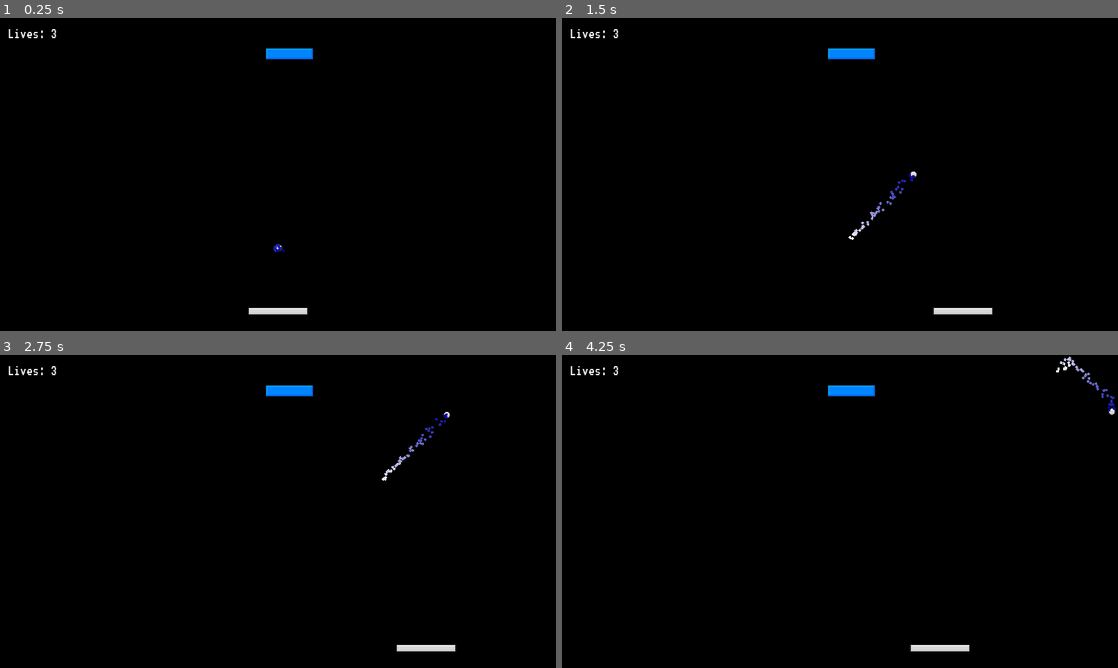
Above: before the commit, frames 1-4 (two rows, left to right).
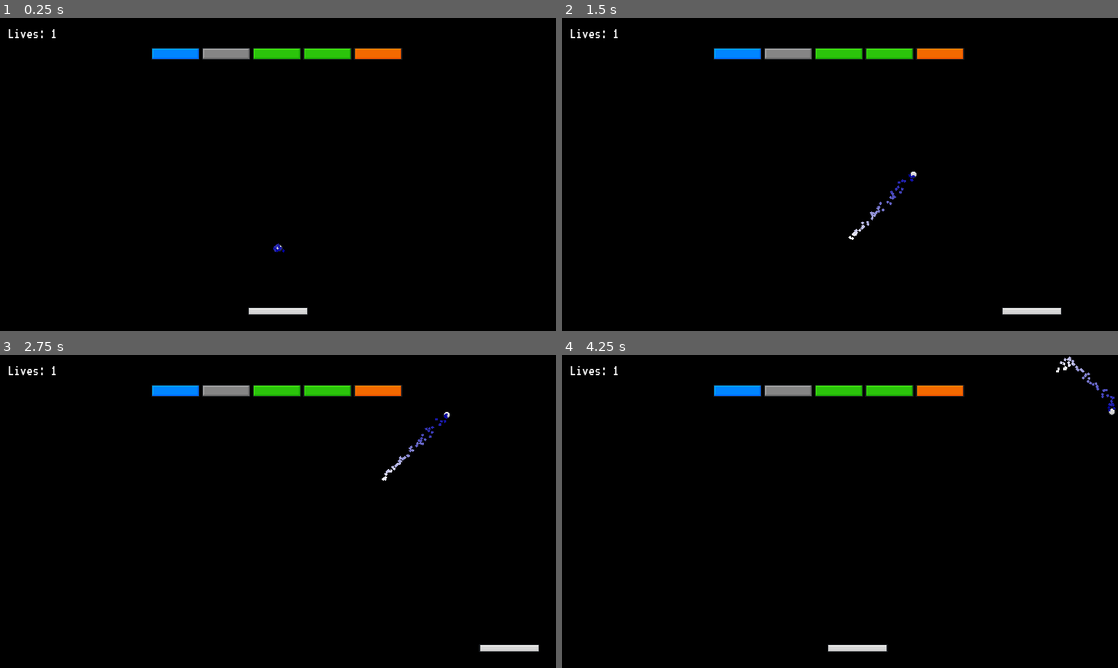
Above: after the commit, the same moments.

Repository: bryanriver/BrickBreakerMiddle
Game: Godot game, scene res://Scenes/main.tscn
Two runs of this game, one before a commit and one after it. Both use one fixed random seed, a clock stepped at 60 frames per second and the inputs below.
Inputs:
- Up to frame 1 (0.25 s): no input
- Up to frame 2 (1.5 s): tap Enter at 0.5 s; hold D (right) 0.53-1.28 s; hold A (left) from 1.28 s (still down)
- Up to frame 3 (2.75 s): release A (left) at 2.03 s; hold D (right) from 2.03 s (still down)
- Up to frame 4 (4.25 s): release D (right) at 3.53 s; hold A (left) from 3.53 s (still down)

The runs differ from the first frame. In frame 1, 1.6% of the frame differs, in the area x 9-73%, y 3-14%; in frame 2, 2.2%; in frame 3, 2.2%, in the area x 9-97%, y 3-95%; in frame 4, 2.2%.

Commit message:
Done for now

Diff:
--- a/Scenes/death_zone.gd
+++ b/Scenes/death_zone.gd
@@ -3,7 +3,10 @@
 class_name DeathZone
 
 signal life_lost
+@onready var ball_past_paddle = $"../Sounds/BallPastPaddle"
+
 
 
 func _on_body_entered(body):
 	life_lost.emit()
+	ball_past_paddle.play()
--- a/Scenes/main.tscn
+++ b/Scenes/main.tscn
@@ -9,7 +9,10 @@
 [ext_resource type="PackedScene" uid="uid://cthsrqj7moamg" path="res://Scenes/ui.tscn" id="5_3eytw"]
 [ext_resource type="Script" path="res://Scripts/brick_spawner.gd" id="6_am6nt"]
 [ext_resource type="PackedScene" uid="uid://tjpbuvtdyd2a" path="res://Scenes/brick.tscn" id="7_u3jr0"]
-[ext_resource type="AudioStream" uid="uid://ds2vfjtk216cm" path="res://Audio/WaterDrop.wav" id="10_ve6gh"]
+[ext_resource type="AudioStream" uid="uid://dsvwo6roi77rq" path="res://Audio/BallHitPaddle.wav" id="10_2sul8"]
+[ext_resource type="AudioStream" uid="uid://dn73im0sbqob2" path="res://Audio/BallPastPaddle.wav" id="11_cg7ps"]
+[ext_resource type="AudioStream" uid="uid://b8tl7hrkxmxtn" path="res://Audio/GameLost.mp3" id="12_bs05t"]
+[ext_resource type="AudioStream" uid="uid://bk71occbod6i1" path="res://Audio/BallHitWall.wav" id="13_2nkr3"]
 
 [node name="Main" type="Node"]
 
@@ -59,12 +62,19 @@
 margin = Vector2(80, 20)
 spawn_start = NodePath("../Marker2D")
 
-[node name="WaterDrop" type="AudioStreamPlayer2D" parent="BrickSpawner"]
-position = Vector2(2, 152)
-scale = Vector2(0.25, 0.25)
-stream = ExtResource("10_ve6gh")
-volume_db = 24.0
-autoplay = true
-
 [node name="Marker2D" type="Marker2D" parent="."]
 position = Vector2(0, -250)
+
+[node name="Sounds" type="Node" parent="."]
+
+[node name="BallHitPaddle" type="AudioStreamPlayer" parent="Sounds"]
+stream = ExtResource("10_2sul8")
+
+[node name="BallPastPaddle" type="AudioStreamPlayer" parent="Sounds"]
+stream = ExtResource("11_cg7ps")
+
+[node name="GameLost" type="AudioStreamPlayer" parent="Sounds"]
+stream = ExtResource("12_bs05t")
+
+[node name="BallHitWall" type="AudioStreamPlayer" parent="Sounds"]
+stream = ExtResource("13_2nkr3")
--- a/Scripts/ball.gd
+++ b/Scripts/ball.gd
@@ -7,15 +7,19 @@
 const VELOCITY_LIMIT = 40
 
 @export var ball_speed = 15
-@export var lives = 3
+@export var lives = 1
 @export var death_zone: DeathZone
 @export var ui: UI
 
-var speed_up_factor = 1.05
+var speed_up_factor = 0.8
 var start_position: Vector2
 var last_collider_id
 
 @onready var collision_shape_2d = $CollisionShape2D
+@onready var ball_hit_paddle = $"../Sounds/BallHitPaddle"
+@onready var game_lost = $"../Sounds/GameLost"
+@onready var ball_hit_wall = $"../Sounds/BallHitWall"
+
 
 func _ready():
 	ui.set_lives(lives)
@@ -30,9 +34,11 @@
 	var collider = collision.get_collider()
 	if collider is Brick:
 		collider.decrease_level()
+		ball_hit_wall.play()
 
 	if collider is Brick or collider is Paddle:
 		ball_collision(collider)
+		ball_hit_paddle.play()
 
 	else:
 		velocity = velocity.bounce(collision.get_normal())
--- a/Scripts/brick.gd
+++ b/Scripts/brick.gd
@@ -8,7 +8,6 @@
 
 @onready var sprite_2d = $Sprite2D
 @onready var collision_shape_2d = $CollisionShape2D
-@onready var WaterDrop = $WaterDrop
 
 
 var  sprites: Array[Texture2D] = [
@@ -22,7 +21,6 @@
 
 func get_size():
 	return collision_shape_2d.shape.get_rect().size * sprite_2d.scale
-	WaterDrop.play()
 
 func set_level(new_level: int):
 	level = new_level
--- a/Scripts/level_definitions.gd
+++ b/Scripts/level_definitions.gd
@@ -1,6 +1,6 @@
 extends Node
 
-var current_level = 1
+var current_level = 3
 
 var level_1 = [
 	[0, 1, 0]
@@ -14,7 +14,11 @@
 	[1, 1, 1, 1, 1, 1, 1, 1]
 ]
 
-var levels = [level_1, level_2]
+var level_3 = [
+	[1, 2, 3, 3, 4]
+	]
+
+var levels = [level_1, level_2, level_3]
 
 func get_current_level():
 	return levels[current_level - 1]
--- a/Scripts/paddle.gd
+++ b/Scripts/paddle.gd
@@ -7,7 +7,7 @@
 var half_paddle_width: float
 var is_ball_started = false
 
-@export var speed = 450
+@export var speed = 700
 @export var camera: Camera2D
 
 @onready var ball = $"../Ball" as Ball
Not shown, removed: Audio/BGMusic.wav.import
Not shown, added: Audio/BallHitPaddle.wav.import
Not shown, added: Audio/BallHitWall.wav.import
Not shown, added: Audio/BallPastPaddle.wav.import
Not shown, added: Audio/Bg music.wav.import
Not shown, added: Audio/GameLost.mp3.import
Not shown, added: Audio/GameWon.mp3.import
Not shown, added: Audio/GameWon.wav.import
Not shown, added: Audio/NextLevel.mp3.import
Not shown, removed: Audio/WaterDrop.wav.import
Not shown: 1 places in Scenes/main.tscn that only renumber resources
Not shown, changed: .DS_Store
(and 10 more such lines)
